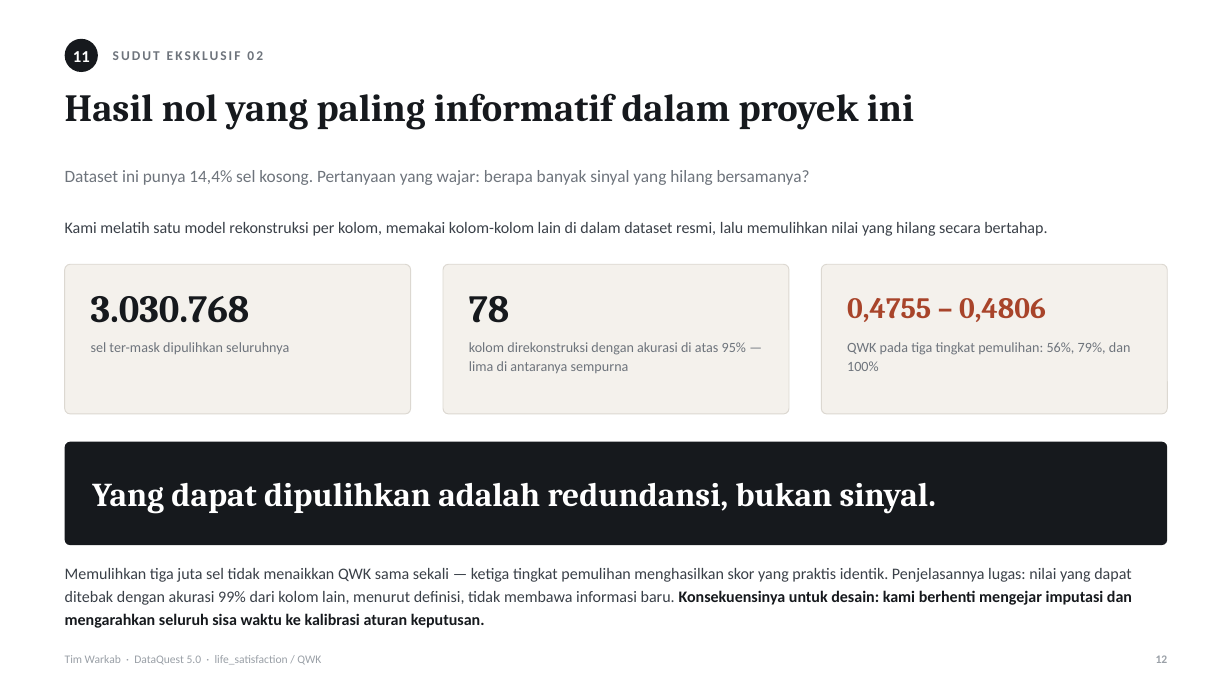
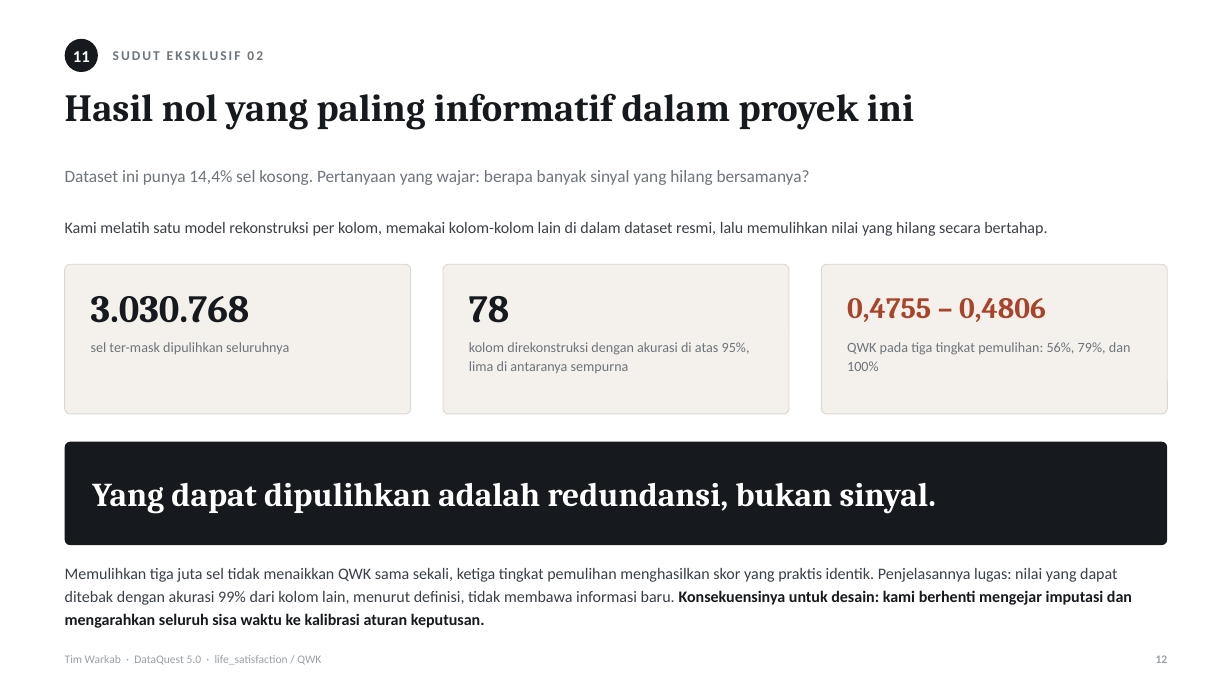
Before and after one commit to MikaelAdikara/DataQuest-Warkab, a slide deck: slide 12 of docs/Pitch_DataQuest5_Warkab.pptx. Drawn at 1232x693 pixels with LibreOffice and Linux fonts; fonts in the diff are those of the drawing. Boxes give left, top, right and bottom in pixels: in the first picture for what was removed or moved away, otherwise in the second. Text is boxed around its words. In the diff, an @@ line names an element or a change of style, - is before the commit and + after.

```diff
--- a/docs/Pitch_DataQuest5_Warkab.pptx
+++ b/docs/Pitch_DataQuest5_Warkab.pptx
@@ text at <box>469,342,750,373</box>: text changed @@
-kolom direkonstruksi dengan akurasi di atas 95% — lima di antaranya sempurna
+kolom direkonstruksi dengan akurasi di atas 95%, lima di antaranya sempurna
@@ text at <box>65,568,1132,628</box>: text changed @@
-Memulihkan tiga juta sel tidak menaikkan QWK sama sekali — ketiga tingkat pemulihan menghasilkan skor yang praktis identik. Penjelasannya lugas: nilai yang dapat ditebak dengan akurasi 99% dari kolom lain, menurut definisi, tidak membawa informasi baru. Konsekuensinya untuk desain: kami berhenti mengejar imputasi dan mengarahkan seluruh sisa waktu ke kalibrasi aturan keputusan.
+Memulihkan tiga juta sel tidak menaikkan QWK sama sekali, ketiga tingkat pemulihan menghasilkan skor yang praktis identik. Penjelasannya lugas: nilai yang dapat ditebak dengan akurasi 99% dari kolom lain, menurut definisi, tidak membawa informasi baru. Konsekuensinya untuk desain: kami berhenti mengejar imputasi dan mengarahkan seluruh sisa waktu ke kalibrasi aturan keputusan.
```
Also in this commit, not shown: 21 other slides changed, 4 other files.
